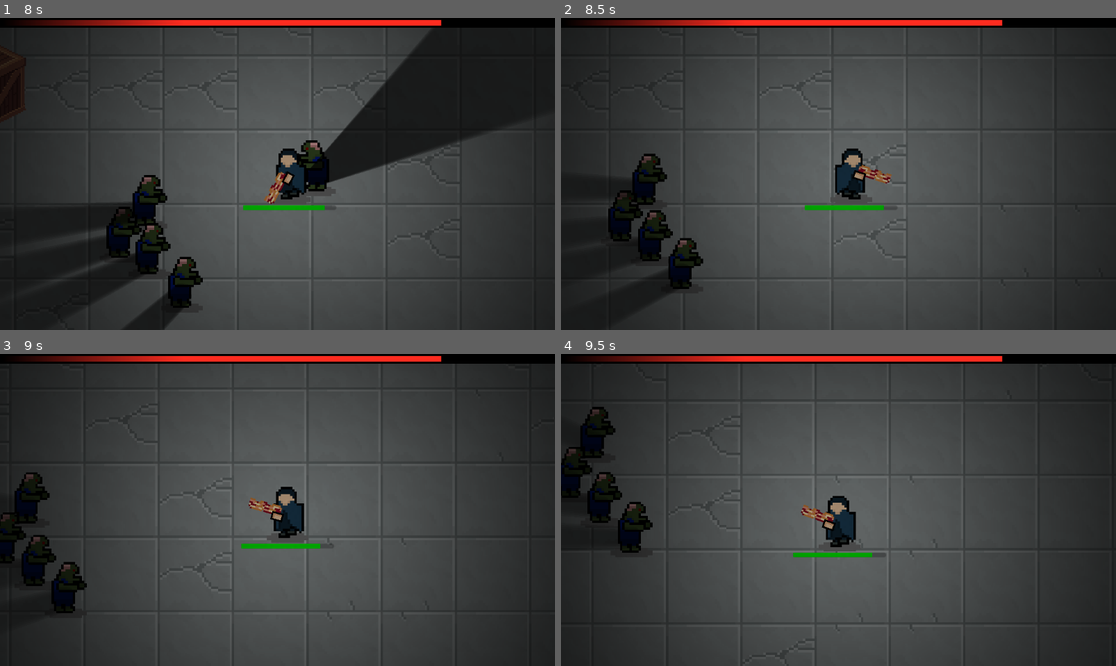
Above: before the commit, frames 1-4 (two rows, left to right).
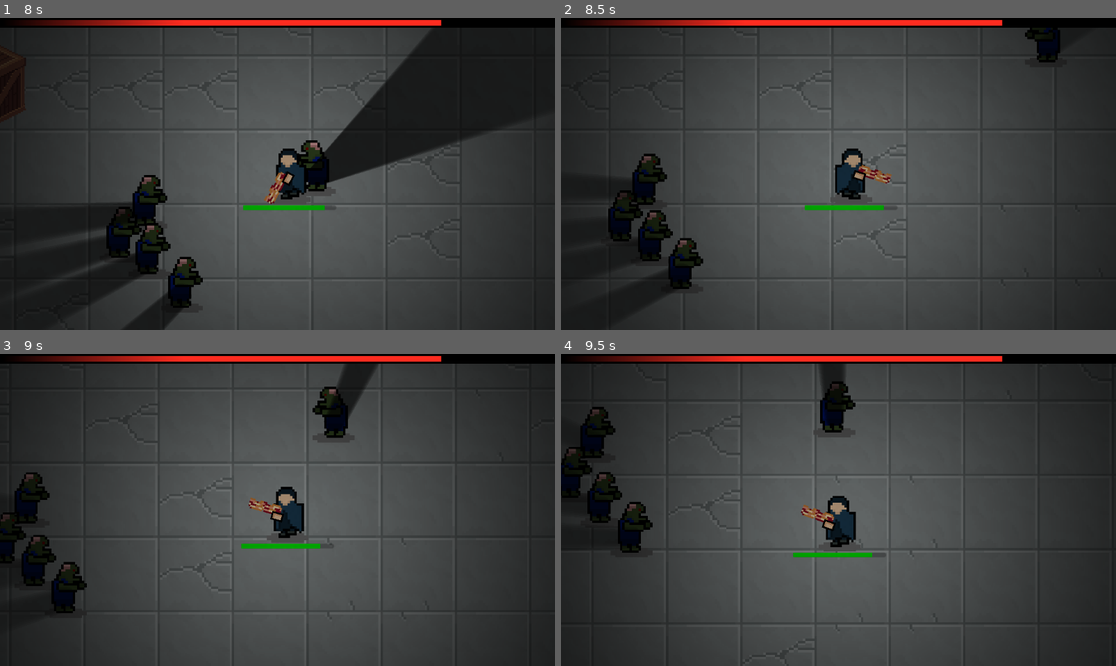
Above: after the commit, the same moments.

Repository: userbooi/Daydream-Toronto
Game: Godot game, scene res://Scenes/UI/main_menu.tscn
Two runs of this game, one before a commit and one after it. Both use one fixed random seed, a clock stepped at 60 frames per second and the inputs below. The engine's default icon, where the game draws it, is replaced by a stand-in: a white triangle on a blue panel in a dark square.
Inputs (mouse positions are in pixels of both pictures, inside the frame that each line leads up to):
- Up to frame 1 (8 s): click "Play" at 0.5 s; move the mouse to (249, 236) at 1.27 s; press the mouse at (249, 236) at 1.28 s; hold W (up) 1.28-2.78 s; move the mouse to (444, 220) at 2.02 s; release the mouse at (444, 220) at 2.03 s; tap Space (sacrifice) at 2.1, 4.35, 6.6 s; move the mouse to (111, 127) at 2.77 s; hold A (left) 2.78-4.28 s; tap 1 (switch_weapon) at 2.85, 5.1, 7.35 s; move the mouse to (305, 174) at 3.52 s; click (305, 174) at 3.6 s; move the mouse to (194, 96) at 4.27 s; hold S (down) 4.28-5.03 s; move the mouse to (399, 158) at 5.02 s; hold D (right) 5.03-5.78 s; move the mouse to (166, 189) at 5.77 s; press the mouse at (166, 189) at 5.78 s; hold W (up) 5.78-6.53 s; move the mouse to (333, 105) at 6.52 s; release the mouse at (333, 105) at 6.53 s; hold D (right) from 6.53 s (still down); move the mouse to (249, 236) at 7.27 s
- Up to frame 2 (8.5 s): keep holding D (right); move the mouse to (1005, 220) at 8.02 s; click (1005, 220) at 8.1 s
- Up to frame 3 (9 s): move the mouse to (111, 463) at 8.77 s; release D (right) at 8.78 s; hold S (down) from 8.78 s (still down); tap Space (sacrifice) at 8.85 s
- Up to frame 4 (9.5 s): keep holding S (down)

Frame 1 is identical in both runs. In frame 2, 0.5% of the frame differs, in the area x 83-90%, y 3-15%; in frame 3, 1.3%, in the area x 56-68%, y 3-27%; in frame 4, 1.0%.

Commit message:
did game reset

Diff:
--- a/Autoload/game.gd
+++ b/Autoload/game.gd
@@ -66,3 +66,9 @@
 	current_scene = scene.instantiate()
 	get_tree().root.add_child(current_scene)
 	get_tree().current_scene = current_scene
+
+func reset_game():
+	gun_num = 0
+	curr_level = 0
+	curr_enemy_num = 0
+	enemy_killed = 0
--- a/Scenes/UI/main_menu.tscn
+++ b/Scenes/UI/main_menu.tscn
@@ -12,6 +12,7 @@
 
 
 func _on_play_pressed() -> void:
+	Game.reset_game()
 	Game.switch_scene(\"res://Scenes/main.tscn\")
 
 
--- a/Scenes/main.tscn
+++ b/Scenes/main.tscn
@@ -911,6 +911,21 @@
 "death": SubResource("Animation_8iapa")
 }
 
+[sub_resource type="Animation" id="Animation_66x6p"]
+length = 0.001
+tracks/0/type = "value"
+tracks/0/imported = false
+tracks/0/enabled = true
+tracks/0/path = NodePath(".:modulate")
+tracks/0/interp = 1
+tracks/0/loop_wrap = true
+tracks/0/keys = {
+"times": PackedFloat32Array(0),
+"transitions": PackedFloat32Array(1),
+"update": 0,
+"values": [Color(1, 1, 1, 1)]
+}
+
 [sub_resource type="Animation" id="Animation_y6gfq"]
 resource_name = "fade_out"
 tracks/0/type = "value"
@@ -926,7 +941,13 @@
 "values": [Color(1, 1, 1, 1), Color(1, 1, 1, 0)]
 }
 
-[sub_resource type="Animation" id="Animation_66x6p"]
+[sub_resource type="AnimationLibrary" id="AnimationLibrary_mh2tu"]
+_data = {
+"RESET": SubResource("Animation_66x6p"),
+"fade_out": SubResource("Animation_y6gfq")
+}
+
+[sub_resource type="Animation" id="Animation_xlbks"]
 length = 0.001
 tracks/0/type = "value"
 tracks/0/imported = false
@@ -940,11 +961,17 @@
 "update": 0,
 "values": [Color(1, 1, 1, 1)]
 }
-
-[sub_resource type="AnimationLibrary" id="AnimationLibrary_mh2tu"]
-_data = {
-"RESET": SubResource("Animation_66x6p"),
-"fade_out": SubResource("Animation_y6gfq")
+tracks/1/type = "value"
+tracks/1/imported = false
+tracks/1/enabled = true
+tracks/1/path = NodePath(".:theme_override_font_sizes/normal_font_size")
+tracks/1/interp = 1
+tracks/1/loop_wrap = true
+tracks/1/keys = {
+"times": PackedFloat32Array(0),
+"transitions": PackedFloat32Array(1),
+"update": 1,
+"values": [80]
 }
 
 [sub_resource type="Animation" id="Animation_iti8k"]
@@ -975,37 +1002,37 @@
 "values": [100, 120]
 }
 
-[sub_resource type="Animation" id="Animation_xlbks"]
+[sub_resource type="AnimationLibrary" id="AnimationLibrary_knlfr"]
+_data = {
+"RESET": SubResource("Animation_xlbks"),
+"start": SubResource("Animation_iti8k")
+}
+
+[sub_resource type="Animation" id="Animation_fenkx"]
 length = 0.001
 tracks/0/type = "value"
 tracks/0/imported = false
 tracks/0/enabled = true
-tracks/0/path = NodePath(".:modulate")
+tracks/0/path = NodePath("Death_Label:modulate")
 tracks/0/interp = 1
 tracks/0/loop_wrap = true
 tracks/0/keys = {
 "times": PackedFloat32Array(0),
 "transitions": PackedFloat32Array(1),
 "update": 0,
-"values": [Color(1, 1, 1, 1)]
+"values": [Color(1, 1, 1, 0)]
 }
 tracks/1/type = "value"
 tracks/1/imported = false
 tracks/1/enabled = true
-tracks/1/path = NodePath(".:theme_override_font_sizes/normal_font_size")
+tracks/1/path = NodePath("BoxContainer:visible")
 tracks/1/interp = 1
 tracks/1/loop_wrap = true
 tracks/1/keys = {
 "times": PackedFloat32Array(0),
 "transitions": PackedFloat32Array(1),
 "update": 1,
-"values": [80]
-}
-
-[sub_resource type="AnimationLibrary" id="AnimationLibrary_knlfr"]
-_data = {
-"RESET": SubResource("Animation_xlbks"),
-"start": SubResource("Animation_iti8k")
+"values": [false]
 }
 
 [sub_resource type="Animation" id="Animation_yxfpf"]
@@ -1033,33 +1060,6 @@
 "transitions": PackedFloat32Array(1),
 "update": 1,
 "values": [true]
-}
-
-[sub_resource type="Animation" id="Animation_fenkx"]
-length = 0.001
-tracks/0/type = "value"
-tracks/0/imported = false
-tracks/0/enabled = true
-tracks/0/path = NodePath("Death_Label:modulate")
-tracks/0/interp = 1
-tracks/0/loop_wrap = true
-tracks/0/keys = {
-"times": PackedFloat32Array(0),
-"transitions": PackedFloat32Array(1),
-"update": 0,
-"values": [Color(1, 1, 1, 0)]
-}
-tracks/1/type = "value"
-tracks/1/imported = false
-tracks/1/enabled = true
-tracks/1/path = NodePath("BoxContainer:visible")
-tracks/1/interp = 1
-tracks/1/loop_wrap = true
-tracks/1/keys = {
-"times": PackedFloat32Array(0),
-"transitions": PackedFloat32Array(1),
-"update": 1,
-"values": [false]
 }
 
 [sub_resource type="AnimationLibrary" id="AnimationLibrary_lkfnx"]
--- a/Scripts/button_panel.gd
+++ b/Scripts/button_panel.gd
@@ -2,6 +2,7 @@
 
 
 func _on_play_again_pressed() -> void:
+	Game.reset_game()
 	Game.switch_scene("res://Scenes/main.tscn")
 
 
--- a/Scripts/main.gd
+++ b/Scripts/main.gd
@@ -39,7 +39,7 @@
 
 	# Create a small "check shape" (circle here, could also use a rectangle)
 	var shape = CircleShape2D.new()
-	shape.radius = 16  # adjust to enemy size
+	shape.radius = 35  # adjust to enemy size
 
 	var query = PhysicsShapeQueryParameters2D.new()
 	query.shape = shape
@@ -51,6 +51,7 @@
 	if result.size() == 0:
 		return true
 	else:
+		print('HI')
 		return false
 
 func _on_enemy_spawn_timer_timeout() -> void:
@@ -95,7 +96,6 @@
 	Game.player.linear_velocity = Vector2.ZERO
 	$Player/AnimatedSprite2D.play("death")
 	$CanvasLayer/AnimationPlayer.play("start")
-	print("HI")
 
 func check_enemy_left():
 	if Game.enemy_killed == Game.enemies[Game.curr_level]:
--- a/Scripts/player.gd
+++ b/Scripts/player.gd
@@ -28,6 +28,7 @@
 var gotDead = false
 
 func _ready() -> void:
+	$guns.set_gun(Game.gun_num)
 	gotDead = false
 	Game.player = self
 	freeze = false
